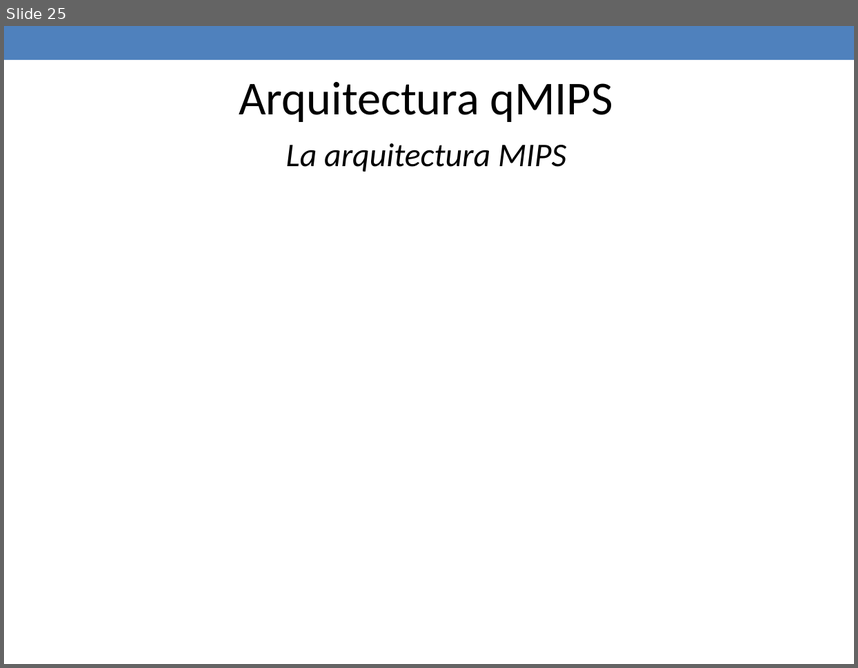
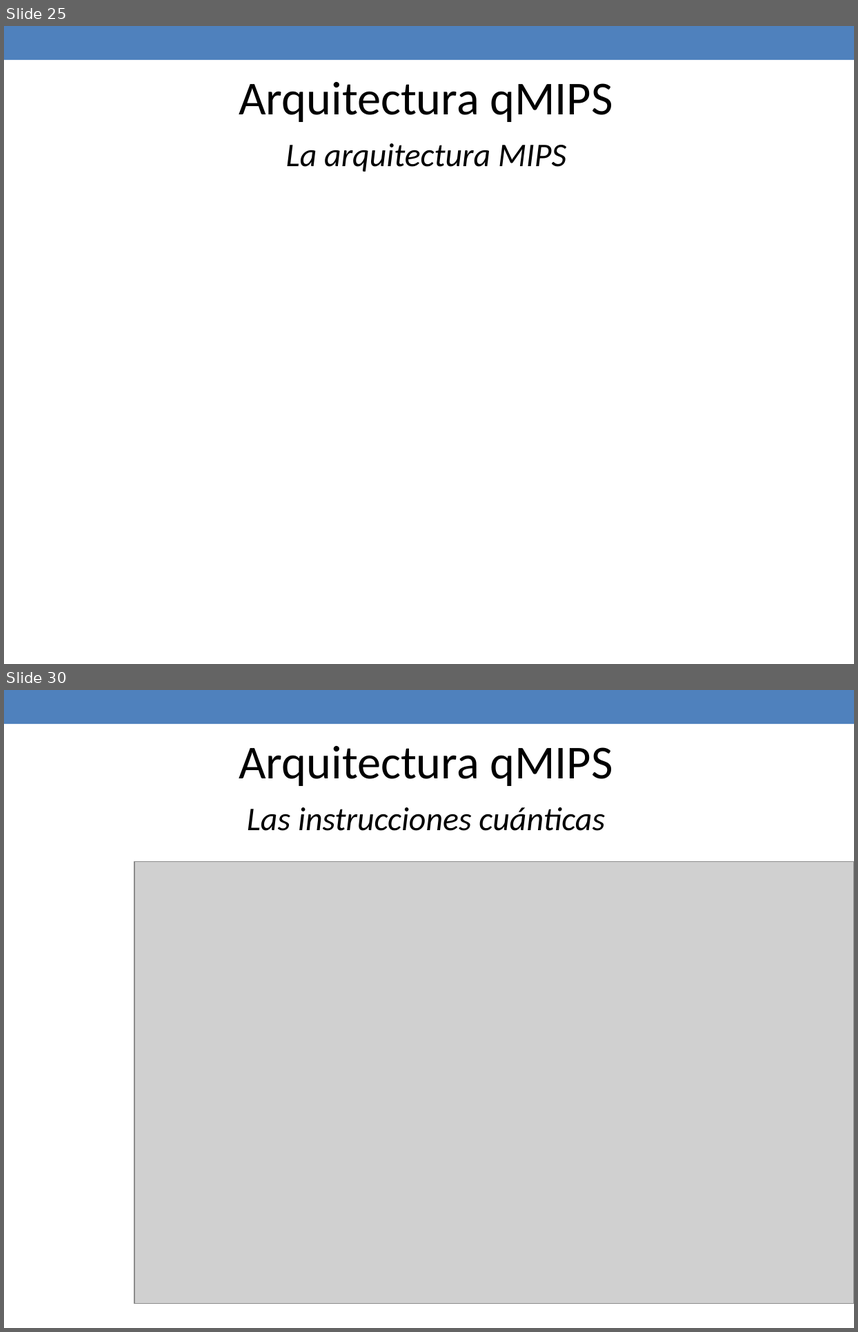
Before and after one commit to jaimecp89/qMIPS101, a slide deck: qMIPS/doc/Presentacion PFC.pptx. Shown one above the other, each under a label of ours: slide 25 before the commit, slides 25 and 30 after it; the slides between them are not shown. The pictures are 858x668 and 858x1332 pixels, drawn with LibreOffice and Linux fonts; fonts in the diff are those of the drawing; grey boxes stand for pictures. Boxes give left, top, right and bottom in pixels: in the first picture for what was removed or moved away, otherwise in the second. Text is boxed around its words. In the diff, an @@ line names an element or a change of style, - is before the commit and + after.

```diff
--- a/qMIPS/doc/Presentacion PFC.pptx
+++ b/qMIPS/doc/Presentacion PFC.pptx
@@ slide 30 added at (x1=4, y1=690, x2=854, y2=1328), background #FFFFFF; not listed: 1 template element that a slide beside it also shows @@
@@ text added at (x1=239, y1=746, x2=613, y2=786), 40 pt, text #000000 @@
+Arquitectura qMIPS
@@ text added at (x1=247, y1=807, x2=605, y2=831), 28 pt, text #000000, italic @@
+Las instrucciones cuánticas
@@ picture added at (x1=135, y1=862, x2=854, y2=1304) @@
```
Also in this commit, not shown: 3 slides changed, 10 other slides added, 1 other file.
